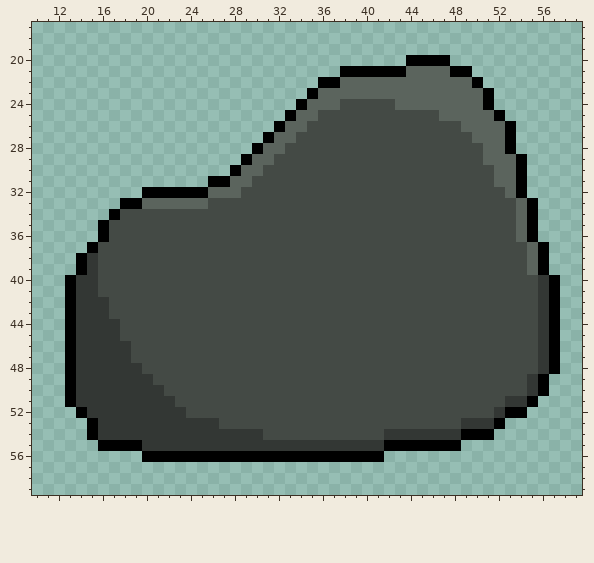
Two states of a pixel-art file, Assets/Minigames/DinoRun/Stone2.aseprite. The picture above was drawn from the file before the commit.
64x64 pixels, 1 frame. Shown: x 10..59, y 17..59.
New version:
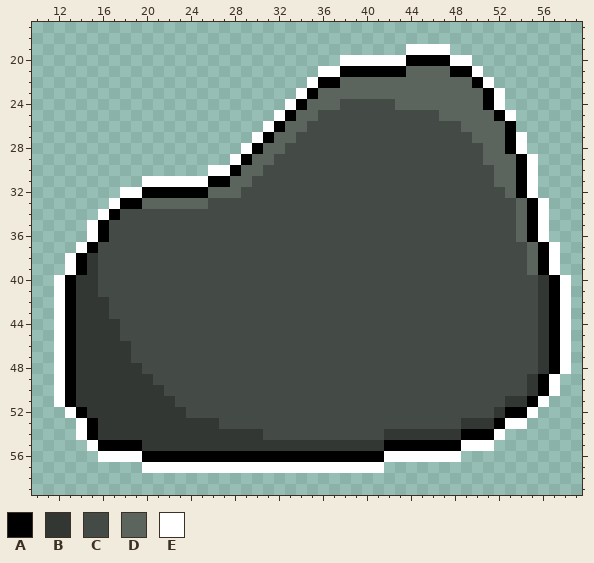
Palette (. is transparent): A #000000  B #333734  C #444a45  D #5b645d  E #ffffff
Edits made:
y 19: x 44..47 .... -> EEEE
y 20: x 38..43 ...... -> EEEEEE; x 48..49 .. -> EE
y 21: x 36..37 .. -> EE; x 50 . -> E
y 22: x 35 . -> E; x 51 . -> E
y 23: x 34 . -> E; x 52 . -> E
y 24: x 33 . -> E; x 52 . -> E
y 25: x 32 . -> E; x 53 . -> E
y 26: x 31 . -> E
y 27: x 30 . -> E; x 54 . -> E
y 28: x 29 . -> E; x 54 . -> E
y 29: x 28 . -> E; x 55 . -> E
y 30: x 26..27 .. -> EE; x 55 . -> E
y 31: x 20..25 ...... -> EEEEEE; x 55 . -> E
y 32: x 18..19 .. -> EE; x 55 . -> E
y 33: x 17 . -> E; x 56 . -> E
y 34: x 16 . -> E; x 56 . -> E
y 35..36: x 15 . -> E; x 56 . -> E
y 37: x 14 . -> E; x 57 . -> E
y 38..39: x 13 . -> E; x 57 . -> E
y 40..48: x 12 . -> E; x 58 . -> E
y 49..50: x 12 . -> E; x 57 . -> E
y 51: x 12 . -> E; x 56 . -> E
y 52: x 13 . -> E; x 55 . -> E
y 53: x 14 . -> E; x 53..54 .. -> EE
y 54: x 14 . -> E; x 52 . -> E
y 55: x 15 . -> E; x 49..51 ... -> EEE
y 56: x 16..19 .... -> EEEE; x 42..48 ....... -> EEEEEEE
y 57: x 20..41 ...................... -> EEEEEEEEEEEEEEEEEEEEEE
Where, in picture pixels (left, top, right, bottom), the same in both pictures:
added: (54, 44, 571, 473)
